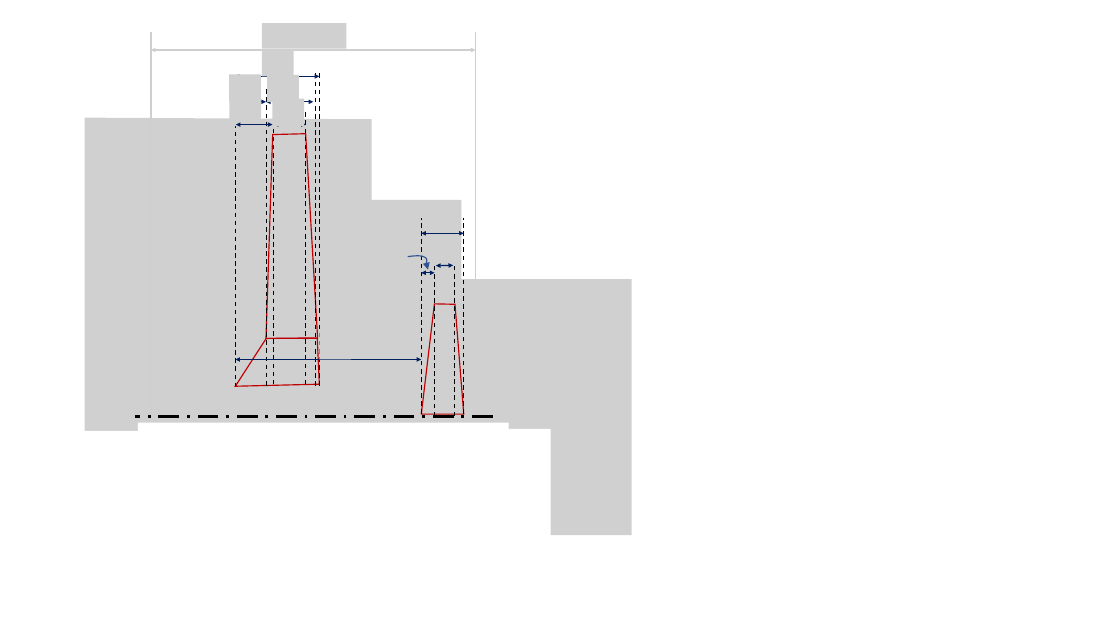
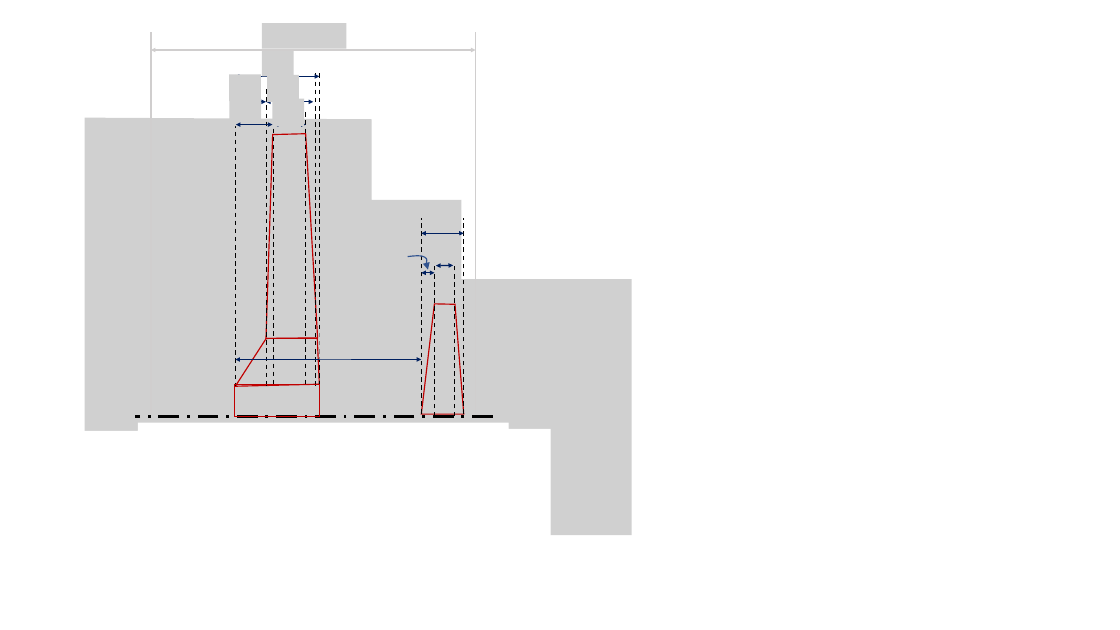
Before and after one commit to KantouniasA/flightDynamics, a slide deck: slide 2 of TechnicalReport/Figures.pptx. Drawn at 1120x630 pixels with LibreOffice and Linux fonts; fonts in the diff are those of the drawing; grey boxes stand for pictures. Boxes give left, top, right and bottom in pixels: in the first picture for what was removed or moved away, otherwise in the second. Text is boxed around its words. In the diff, an @@ line names an element or a change of style, - is before the commit and + after.

```diff
--- a/TechnicalReport/Figures.pptx
+++ b/TechnicalReport/Figures.pptx
@@ rectangle added at bbox=[235, 385, 320, 417], outline #C00000 1 pt @@
```
Also in this commit, not shown: 1 slide added, 1 slide removed.
